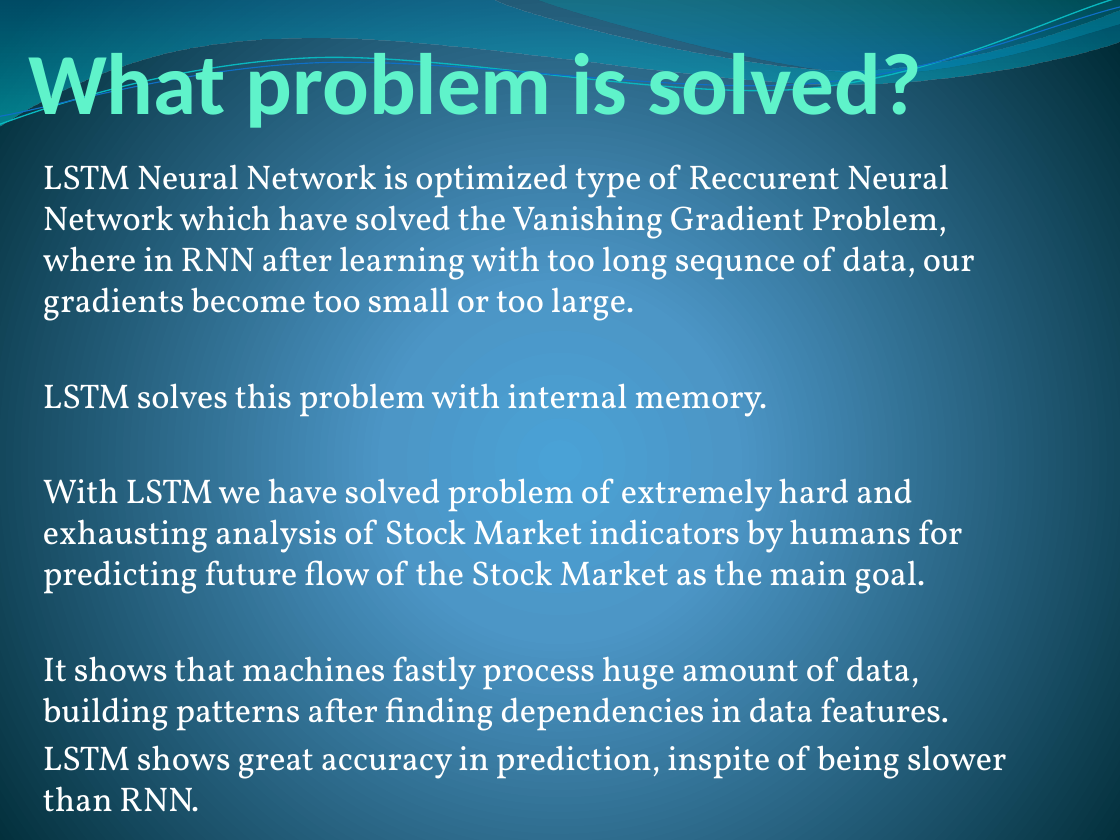
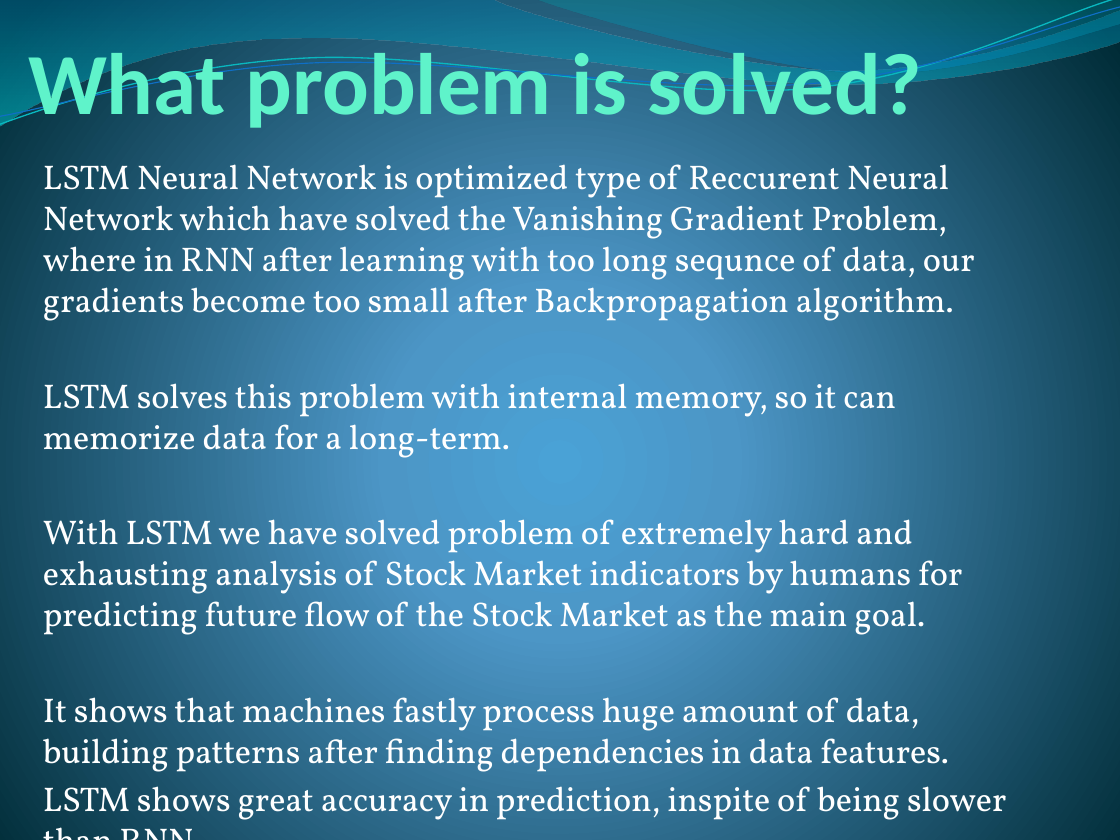
Before and after one commit to Toma1997/AI-Agent-for-Stock-Market, a slide deck: slide 2 of Prediction of Stock Market Prices.pptx. Drawn at 1120x840 pixels with LibreOffice and Linux fonts; fonts in the diff are those of the drawing. Boxes give left, top, right and bottom in pixels: in the first picture for what was removed or moved away, otherwise in the second. Text is boxed around its words. In the diff, an @@ line names an element or a change of style, - is before the commit and + after.

Commit message:
Corrected backpropagation and processing predicted nested lists

```diff
--- a/Prediction of Stock Market Prices.pptx
+++ b/Prediction of Stock Market Prices.pptx
@@ text at (43,164,975,458): text changed @@
-LSTM Neural Network is optimized type of Reccurent Neural Network which have solved the Vanishing Gradient Problem, where in RNN after learning with too long sequnce of data, our gradients become too small or too large.
-LSTM solves this problem with internal memory.
+LSTM Neural Network is optimized type of Reccurent Neural Network which have solved the Vanishing Gradient Problem, where in RNN after learning with too long sequnce of data, our gradients become too small after Backpropagation algorithm.
+LSTM solves this problem with internal memory, so it can memorize data for a long-term.
```
Also in this commit, not shown: 1 slide added, 1 other file.
